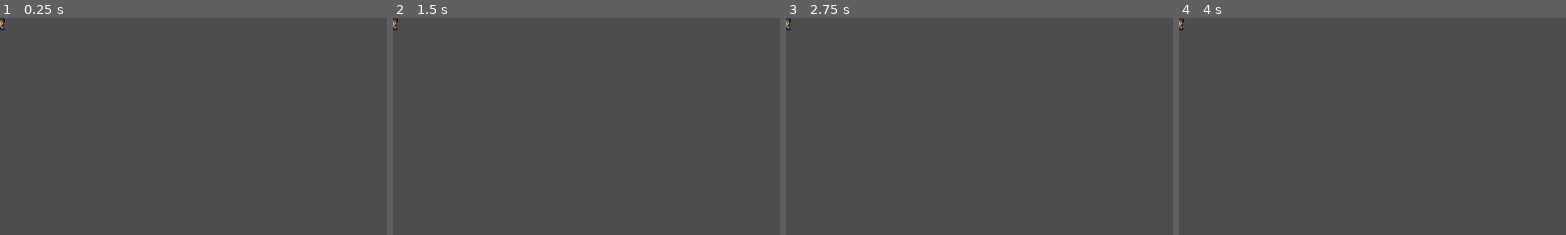
Above: before the commit, frames 1-4 (left to right).
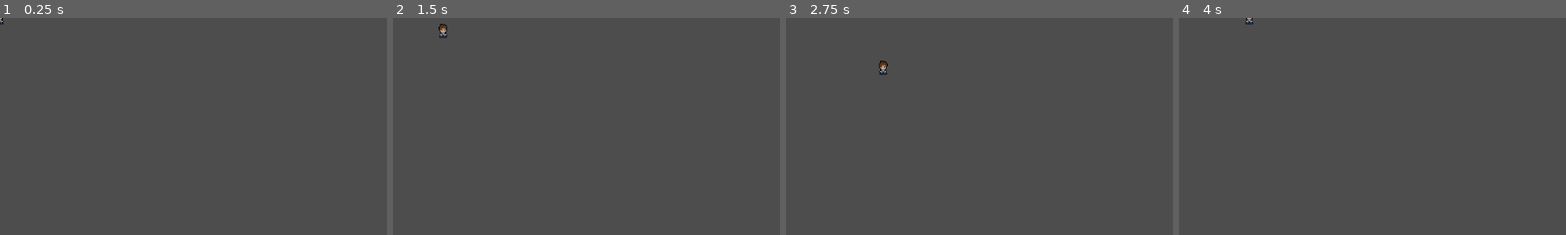
Above: after the commit, the same moments.

Repository: epic-np/test-project
Game: Godot game, scene res://scenes/player.tscn
Two runs of this game, one before a commit and one after it. Both use one fixed random seed, a clock stepped at 60 frames per second and the inputs below.
Inputs:
- Up to frame 1 (0.25 s): no input
- Up to frame 2 (1.5 s): tap Enter at 0.5 s; hold D (ui_right) 0.53-1.28 s; tap Space at 1.25 s; hold S (ui_down) from 1.28 s (still down)
- Up to frame 3 (2.75 s): tap Enter at 2 s; release S (ui_down) at 2.03 s; hold D (ui_right) from 2.03 s (still down)
- Up to frame 4 (4 s): tap Space at 2.75 s; release D (ui_right) at 2.78 s; hold W (ui_up) 2.78-3.53 s; tap Enter at 3.5 s; hold A (ui_left) from 3.53 s (still down)
The pictures show only the part of the screen within x 0-50%, y 0-50%; the shares and areas given below are measured in that part.

The runs differ from the first frame. In frame 1, less than 0.1% of the frame differs, in the area x 0-2%, y 0-6%; in frame 2, 0.2%, in the area x 0-15%, y 0-10%; in frame 3, 0.2%; in frame 4, 0.1%.

Commit message:
UPDATE: added 8 directional movement + fixed function call to physics process

Diff:
--- a/project.godot
+++ b/project.godot
@@ -12,37 +12,61 @@
 
 config/name="Test Project"
 run/main_scene="res://scenes/player.tscn"
-config/features=PackedStringArray("4.3", "Forward Plus")
+config/features=PackedStringArray("4.2", "Forward Plus")
 config/icon="res://art/icon.svg"
 
 [input]
 
 ui_left={
 "deadzone": 0.5,
-"events": [Object(InputEventKey,"resource_local_to_scene":fa …(171 unchanged characters)… _keycode":0,"key_label":0,"unicode":97,"location":0,"echo":false,"script":null)
+"events": [Object(InputEventKey,"resource_local_to_scene":fa …(171 unchanged characters)… _keycode":0,"key_label":0,"unicode":97,"echo":false,"script":null)
 , Object(InputEventJoypadButton,"resource_local_to_scene":false,"resource_name":"","device":0,"button_index":13,"pressure":0.0,"pressed":false,"script":null)
 , Object(InputEventJoypadMotion,"resource_local_to_scene":false,"resource_name":"","device":0,"axis":0,"axis_value":-1.0,"script":null)
 ]
 }
 ui_right={
 "deadzone": 0.5,
-"events": [Object(InputEventKey,"resource_local_to_scene":fa …(172 unchanged characters)… keycode":0,"key_label":0,"unicode":100,"location":0,"echo":false,"script":null)
+"events": [Object(InputEventKey,"resource_local_to_scene":fa …(172 unchanged characters)… keycode":0,"key_label":0,"unicode":100,"echo":false,"script":null)
 , Object(InputEventJoypadButton,"resource_local_to_scene":false,"resource_name":"","device":0,"button_index":14,"pressure":0.0,"pressed":false,"script":null)
 , Object(InputEventJoypadMotion,"resource_local_to_scene":false,"resource_name":"","device":0,"axis":0,"axis_value":1.0,"script":null)
 ]
 }
 ui_up={
 "deadzone": 0.5,
-"events": [Object(InputEventKey,"resource_local_to_scene":fa …(172 unchanged characters)… keycode":0,"key_label":0,"unicode":119,"location":0,"echo":false,"script":null)
+"events": [Object(InputEventKey,"resource_local_to_scene":fa …(172 unchanged characters)… keycode":0,"key_label":0,"unicode":119,"echo":false,"script":null)
 , Object(InputEventJoypadButton,"resource_local_to_scene":false,"resource_name":"","device":0,"button_index":11,"pressure":0.0,"pressed":false,"script":null)
 , Object(InputEventJoypadMotion,"resource_local_to_scene":false,"resource_name":"","device":0,"axis":1,"axis_value":-1.0,"script":null)
 ]
 }
 ui_down={
 "deadzone": 0.5,
-"events": [Object(InputEventKey,"resource_local_to_scene":fa …(172 unchanged characters)… keycode":0,"key_label":0,"unicode":115,"location":0,"echo":false,"script":null)
+"events": [Object(InputEventKey,"resource_local_to_scene":fa …(172 unchanged characters)… keycode":0,"key_label":0,"unicode":115,"echo":false,"script":null)
 , Object(InputEventJoypadButton,"resource_local_to_scene":false,"resource_name":"","device":0,"button_index":12,"pressure":0.0,"pressed":false,"script":null)
 , Object(InputEventJoypadMotion,"resource_local_to_scene":false,"resource_name":"","device":0,"axis":1,"axis_value":1.0,"script":null)
+]
+}
+up={
+"deadzone": 0.5,
+"events": [Object(InputEventKey,"resource_local_to_scene":false,"resource_name":"","device":-1,"window_id":0,"alt_pressed":false,"shift_pressed":false,"ctrl_pressed":false,"meta_pressed":false,"pressed":false,"keycode":0,"physical_keycode":87,"key_label":0,"unicode":119,"echo":false,"script":null)
+, Object(InputEventKey,"resource_local_to_scene":false,"resource_name":"","device":-1,"window_id":0,"alt_pressed":false,"shift_pressed":false,"ctrl_pressed":false,"meta_pressed":false,"pressed":false,"keycode":4194320,"physical_keycode":4194320,"key_label":4194320,"unicode":0,"echo":false,"script":null)
+]
+}
+down={
+"deadzone": 0.5,
+"events": [Object(InputEventKey,"resource_local_to_scene":false,"resource_name":"","device":-1,"window_id":0,"alt_pressed":false,"shift_pressed":false,"ctrl_pressed":false,"meta_pressed":false,"pressed":false,"keycode":0,"physical_keycode":83,"key_label":0,"unicode":115,"echo":false,"script":null)
+, Object(InputEventKey,"resource_local_to_scene":false,"resource_name":"","device":-1,"window_id":0,"alt_pressed":false,"shift_pressed":false,"ctrl_pressed":false,"meta_pressed":false,"pressed":false,"keycode":0,"physical_keycode":4194322,"key_label":0,"unicode":0,"echo":false,"script":null)
+]
+}
+left={
+"deadzone": 0.5,
+"events": [Object(InputEventKey,"resource_local_to_scene":false,"resource_name":"","device":-1,"window_id":0,"alt_pressed":false,"shift_pressed":false,"ctrl_pressed":false,"meta_pressed":false,"pressed":false,"keycode":0,"physical_keycode":65,"key_label":0,"unicode":97,"echo":false,"script":null)
+, Object(InputEventKey,"resource_local_to_scene":false,"resource_name":"","device":-1,"window_id":0,"alt_pressed":false,"shift_pressed":false,"ctrl_pressed":false,"meta_pressed":false,"pressed":false,"keycode":0,"physical_keycode":4194319,"key_label":0,"unicode":0,"echo":false,"script":null)
+]
+}
+right={
+"deadzone": 0.5,
+"events": [Object(InputEventKey,"resource_local_to_scene":false,"resource_name":"","device":-1,"window_id":0,"alt_pressed":false,"shift_pressed":false,"ctrl_pressed":false,"meta_pressed":false,"pressed":false,"keycode":0,"physical_keycode":68,"key_label":0,"unicode":100,"echo":false,"script":null)
+, Object(InputEventKey,"resource_local_to_scene":false,"resource_name":"","device":-1,"window_id":0,"alt_pressed":false,"shift_pressed":false,"ctrl_pressed":false,"meta_pressed":false,"pressed":false,"keycode":0,"physical_keycode":4194321,"key_label":0,"unicode":0,"echo":false,"script":null)
 ]
 }
 
--- a/scenes/player.tscn
+++ b/scenes/player.tscn
@@ -413,11 +413,17 @@
 "speed": 5.0
 }]
 
+[sub_resource type="CircleShape2D" id="CircleShape2D_ccwgk"]
+radius = 4.12311
+
 [node name="player" type="CharacterBody2D"]
 script = ExtResource("1_u5v18")
 
-[node name="CollisionShape2D" type="CollisionShape2D" parent="."]
-
 [node name="AnimatedSprite2D" type="AnimatedSprite2D" parent="."]
+position = Vector2(-1, -9)
 sprite_frames = SubResource("SpriteFrames_widx8")
 animation = &"front_idle"
+
+[node name="CollisionShape2D" type="CollisionShape2D" parent="."]
+position = Vector2(0, 4)
+shape = SubResource("CircleShape2D_ccwgk")
--- a/scenes/world.tscn
+++ b/scenes/world.tscn
@@ -1,3 +1,7 @@
-[gd_scene format=3 uid="uid://b57wqft23ttmk"]
+[gd_scene load_steps=2 format=3 uid="uid://b57wqft23ttmk"]
+
+[ext_resource type="PackedScene" uid="uid://b45b0gh1cgeoe" path="res://scenes/player.tscn" id="1_heb5v"]
 
 [node name="world" type="Node2D"]
+
+[node name="player" parent="." instance=ExtResource("1_heb5v")]
--- a/scripts/player.gd
+++ b/scripts/player.gd
@@ -1,26 +1,42 @@
 extends CharacterBody2D
 
-const speed = 100
+const SPEED = 100
+var current_dir = "none"
 
-func physics_process(delta):
+
+func _physics_process(delta):
 	player_movement(delta)
 
-func player_movement(_delta):
+func player_movement(delta):
 
-	if Input.is_action_pressed("ui_right"):
-		velocity.x = speed
-		velocity.y = 0
-	elif Input.is_action_pressed("ui_left"):
-		velocity.x = -speed
-		velocity.y = 0
-	elif Input.is_action_pressed("ui_up"):
-		velocity.x = 0
-		velocity.y = speed
-	elif Input.is_action_pressed("ui_down"):
-		velocity.x = 0
-		velocity.y = -speed
+	# for movement we will use vectors to get 8 directional movement
+	# this works because you can add two vectors together to get a new direction up + left = upleft...
+	# we have an input vector to be initialized to 0
+	var input_vector = Vector2.ZERO
+	# our x member will get inputs from right and left directions
+	input_vector.x = Input.get_action_strength("right") - Input.get_action_strength("left")
+	# our y member will get inputs from down and up directions
+	input_vector.y = Input.get_action_strength("down") - Input.get_action_strength("up")
+	# the reason we have get strength is because we need the difference
+	# of these two to make our character face a certain way
+	# then we normalize this to be better nubmers? idk for sure you need this tho
+	input_vector = input_vector.normalized()
+
+	# if we are moving
+	if input_vector != Vector2.ZERO:
+		# our velocity is now the direction we want to go and the speed (or magnitude to bring physics in)
+		velocity = input_vector * SPEED
+		# if the absolute val of x > y
+		if abs(input_vector.x) > abs(input_vector.y):
+			# our current direction is right if x is negative
+			current_dir = "right" if input_vector.x > 0 else "left"
+		else:
+			# our current direction is down if y is negative
+			current_dir = "down" if input_vector.y > 0 else "up"
+		#play_animation(1) we will get to this later but this animadtasion stuff
 	else:
-		velocity.x = 0
-		velocity.y = 0
+		# else we are not moving anymore
+		velocity = Vector2.ZERO
+		#play_animation(0)
 
 	move_and_slide()
Not shown: 1 places in scenes/player.tscn that only renumber resources
